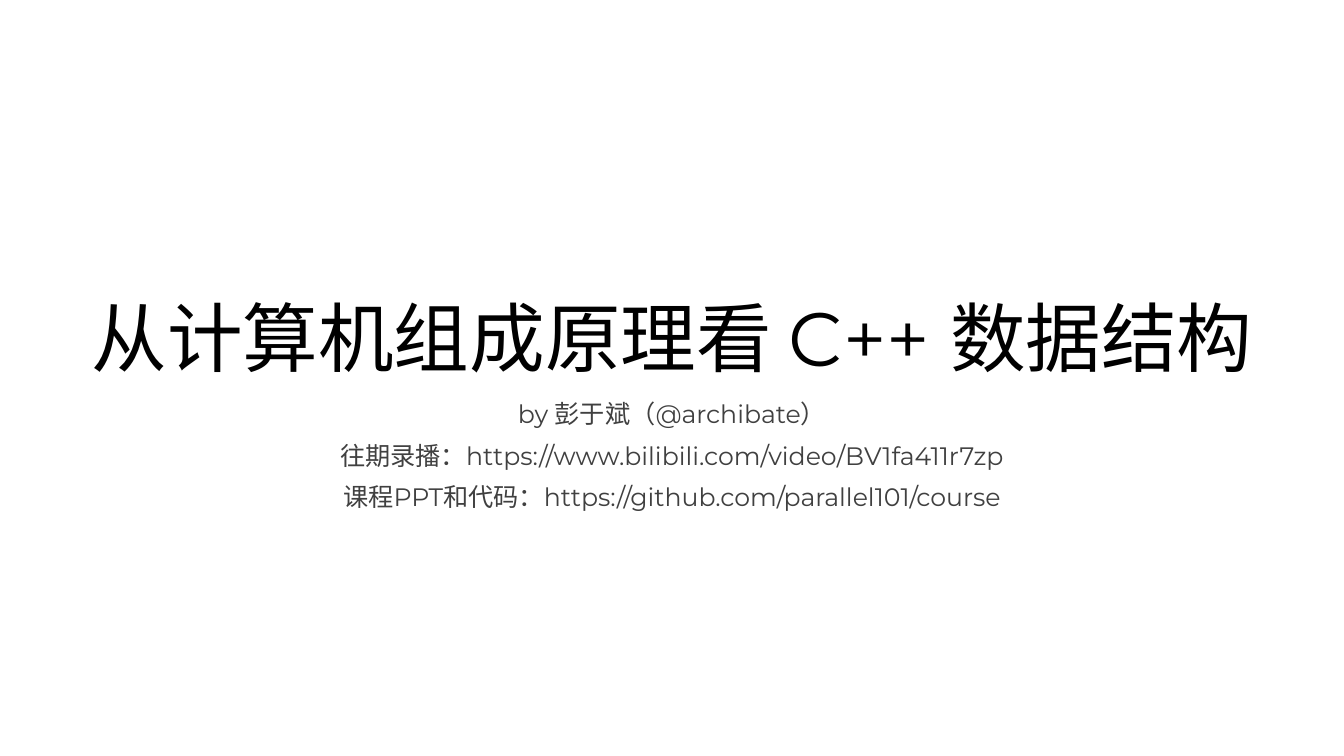
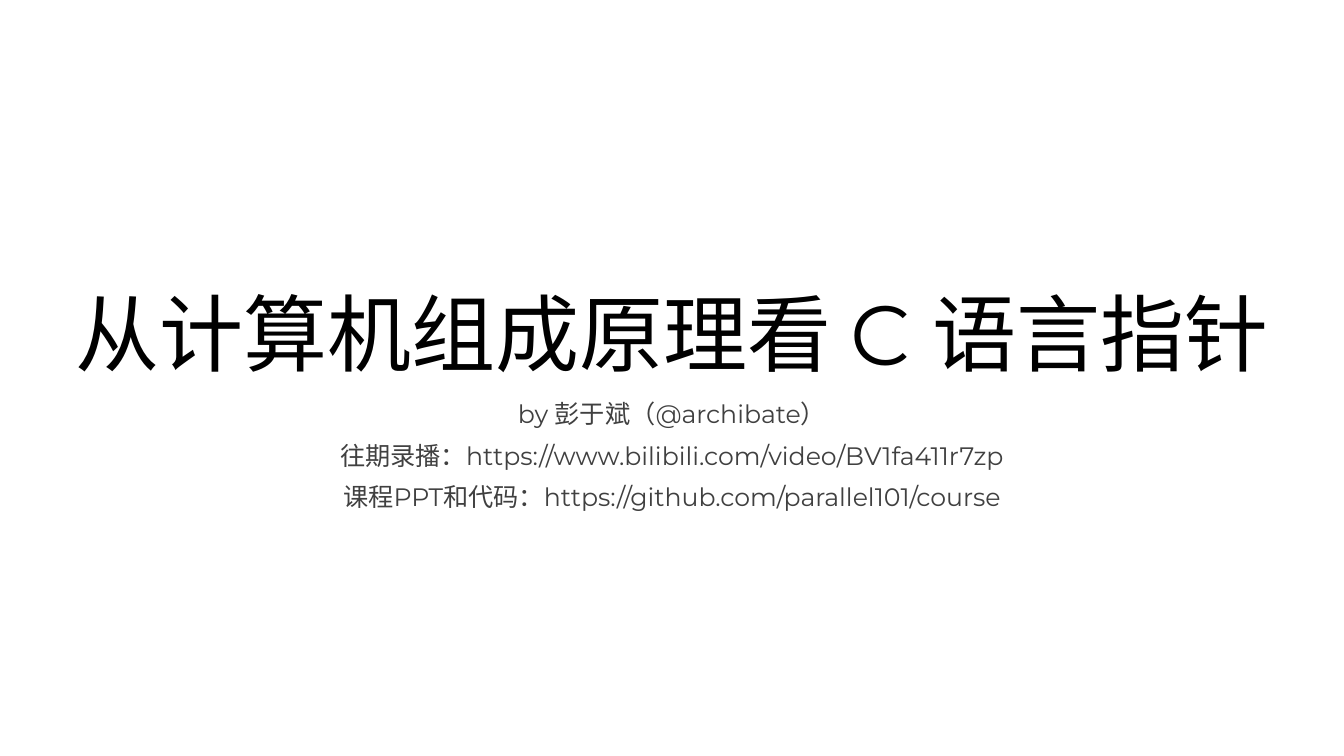
Before and after one commit to parallel101/course, a slide deck: slide 1 of 12/slides.pptx. Drawn at 1344x756 pixels with LibreOffice and Linux fonts; fonts in the diff are those of the drawing. Boxes give left, top, right and bottom in pixels: in the first picture for what was removed or moved away, otherwise in the second. Text is boxed around its words. In the diff, an @@ line names an element or a change of style, - is before the commit and + after.

```diff
--- a/12/slides.pptx
+++ b/12/slides.pptx
@@ title at [75, 294, 1269, 372]: text changed; size 54 to 60 pt @@
-从计算机组成原理看 C++ 数据结构
+从计算机组成原理看 C 语言指针
```
Also in this commit, not shown: 2 other slides changed, 13 slides added, 24 other files.
